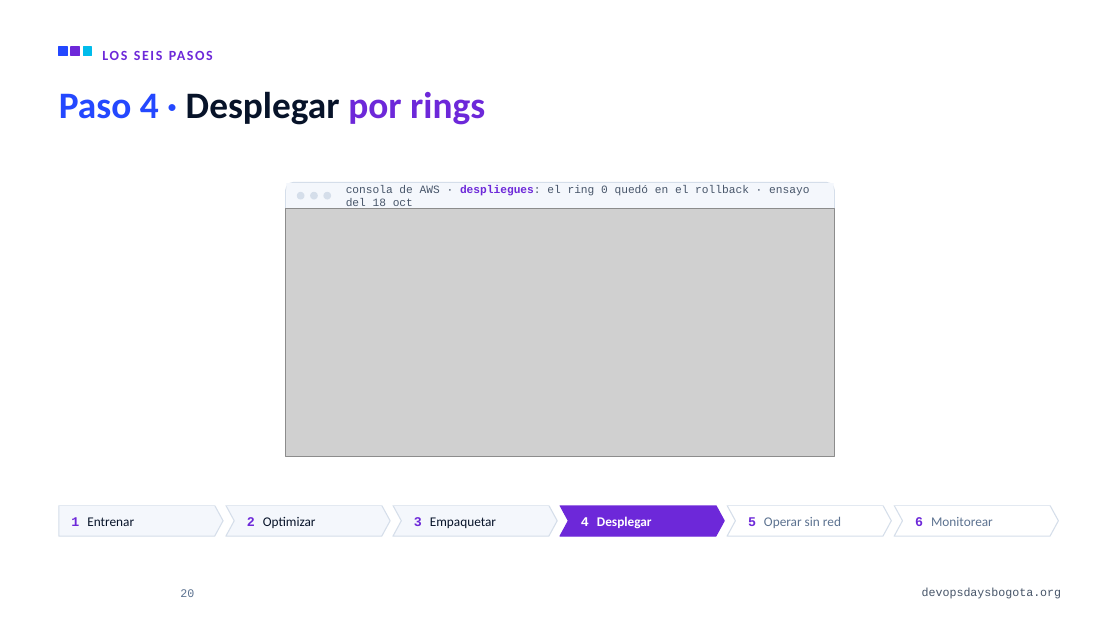
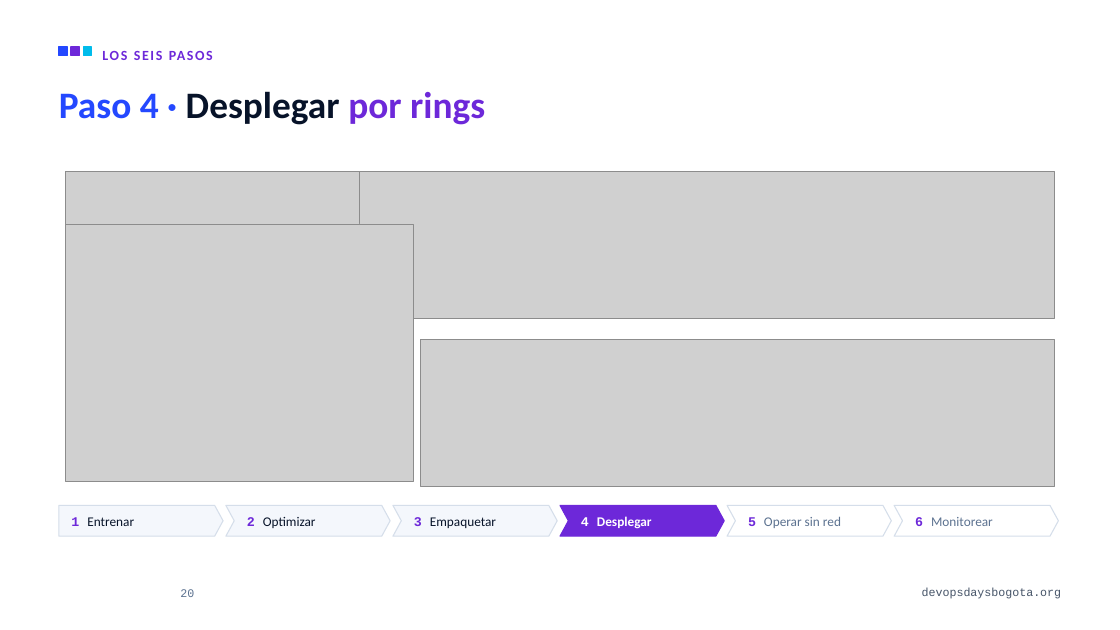
Before and after one commit to alejandro945/mlops-a-ciegas, a slide deck: slide 20 of talk/MLOps-a-ciegas-DevOpsDays-Bogota-2026.pptx. Drawn at 1120x630 pixels with LibreOffice and Linux fonts; fonts in the diff are those of the drawing; grey boxes stand for pictures; background and template pictures are left out. Boxes give left, top, right and bottom in pixels: in the first picture for what was removed or moved away, otherwise in the second. Text is boxed around its words. In the diff, an @@ line names an element or a change of style, - is before the commit and + after.

```diff
--- a/talk/MLOps-a-ciegas-DevOpsDays-Bogota-2026.pptx
+++ b/talk/MLOps-a-ciegas-DevOpsDays-Bogota-2026.pptx
@@ picture added at box(66, 171, 364, 318) @@
@@ picture added at box(360, 171, 1055, 318) @@
@@ group removed at box(0, 133, 1120, 505): 4 rounded rectangles, 2 rectangles, 1 text, 1 picture @@
-consola de AWS · despliegues: el ring 0 quedó en el rollback · ensayo del 18 oct
@@ picture added at box(66, 224, 413, 482) @@
@@ picture added at box(421, 339, 1055, 486) @@
```
Also in this commit, not shown: 7 other slides changed, 2 slides added, 1 slide removed, 10 other files.
